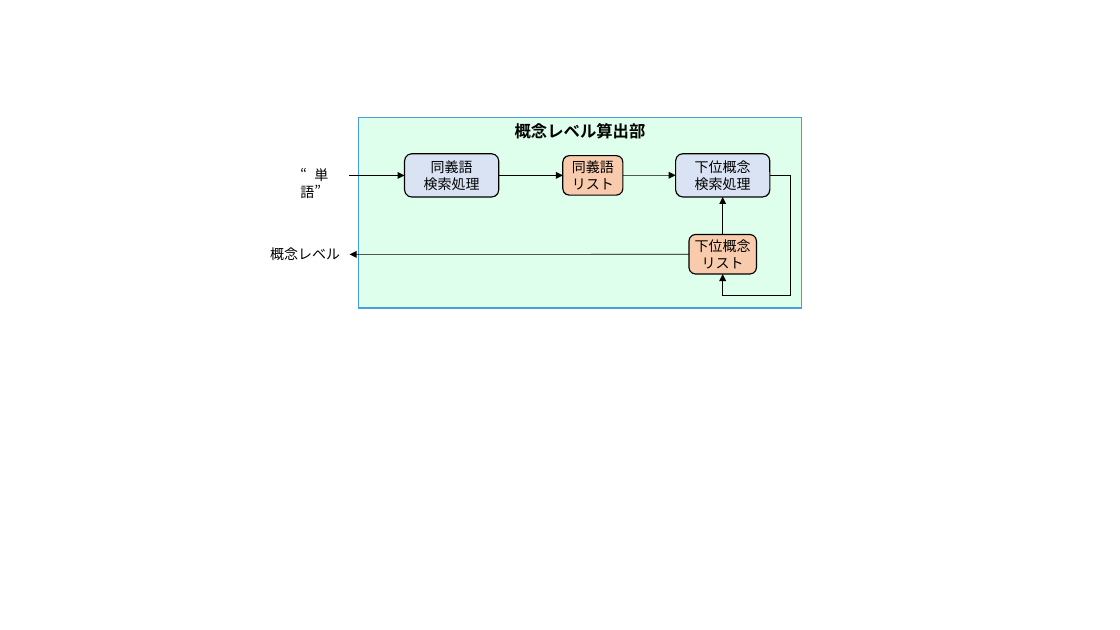
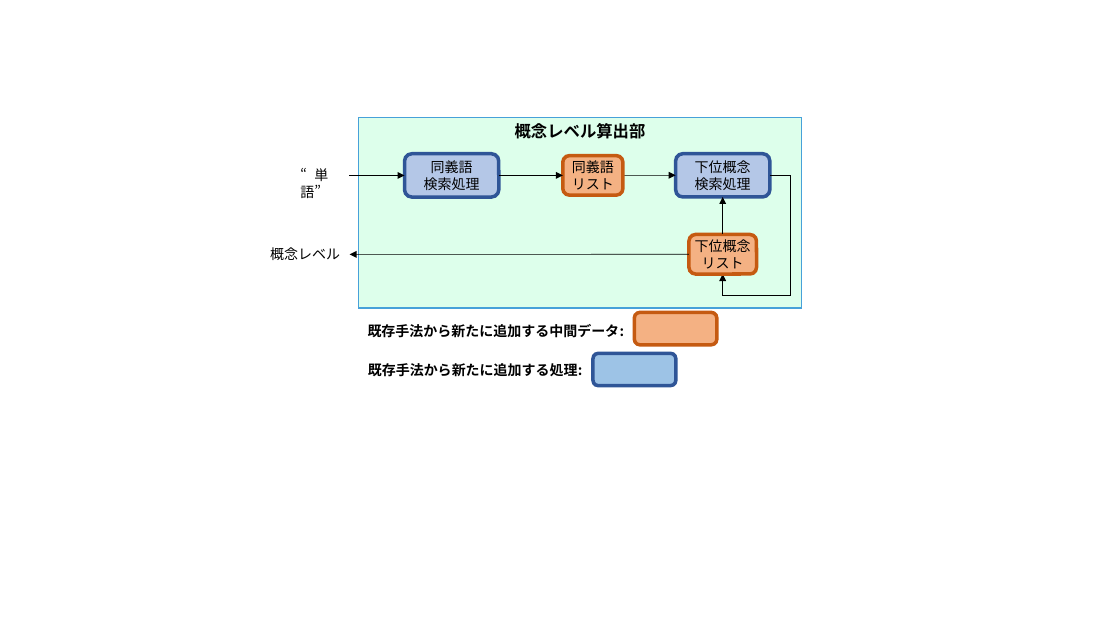
Before and after one commit to sugaken0528/masterPaper, a slide deck: slide 4 of image/sozai.pptx. Drawn at 1120x630 pixels with LibreOffice and Linux fonts; fonts in the diff are those of the drawing. Boxes give left, top, right and bottom in pixels: in the first picture for what was removed or moved away, otherwise in the second. Text is boxed around its words. In the diff, an @@ line names an element or a change of style, - is before the commit and + after.

Commit message:
インスタンス変数定義生成処理を書き終えた

```diff
--- a/image/sozai.pptx
+++ b/image/sozai.pptx
@@ rounded rectangle "同義語" at bbox=[405, 154, 499, 197]: fill #DAE3F3 to #B4C7E7; outline #000000 1 pt to #2F5597 3 pt @@
@@ rounded rectangle "同義語" at bbox=[563, 155, 623, 195]: fill #F8CBAD to #F4B183; outline #000000 1 pt to #C55A11 3 pt @@
@@ rounded rectangle "下位概念" at bbox=[676, 154, 770, 197]: fill #DAE3F3 to #B4C7E7; outline #000000 1 pt to #2F5597 3 pt @@
@@ rounded rectangle "下位概念" at bbox=[689, 234, 756, 274]: fill #F8CBAD to #F4B183; outline #000000 1 pt to #C55A11 3 pt @@
@@ text added at bbox=[368, 324, 625, 338], 12 pt, text #000000, bold @@
+既存手法から新たに追加する中間データ:
@@ rounded rectangle added at bbox=[634, 313, 717, 345], fill #F4B183, outline #C55A11 3 pt @@
@@ rounded rectangle added at bbox=[593, 354, 676, 386], fill #9DC3E6, outline #2F5597 3 pt @@
@@ text added at bbox=[368, 363, 583, 377], 12 pt, text #000000, bold @@
+既存手法から新たに追加する処理:
```
Also in this commit, not shown: 2 other slides changed, 1 slide added, 5 other files.
